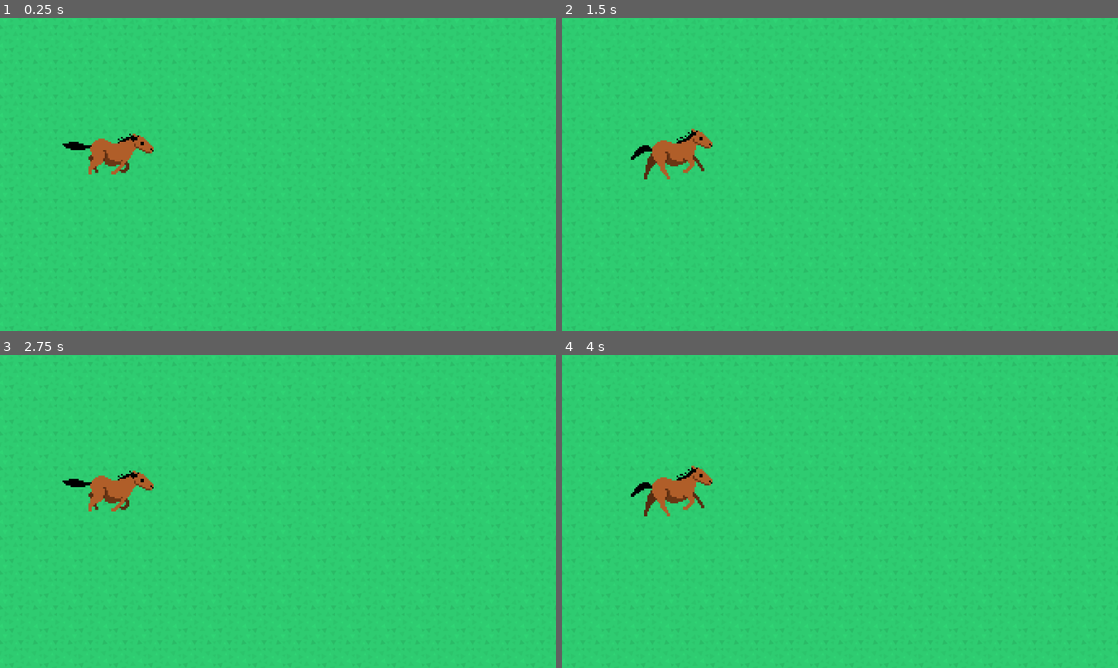
Above: before the commit, frames 1-4 (two rows, left to right).
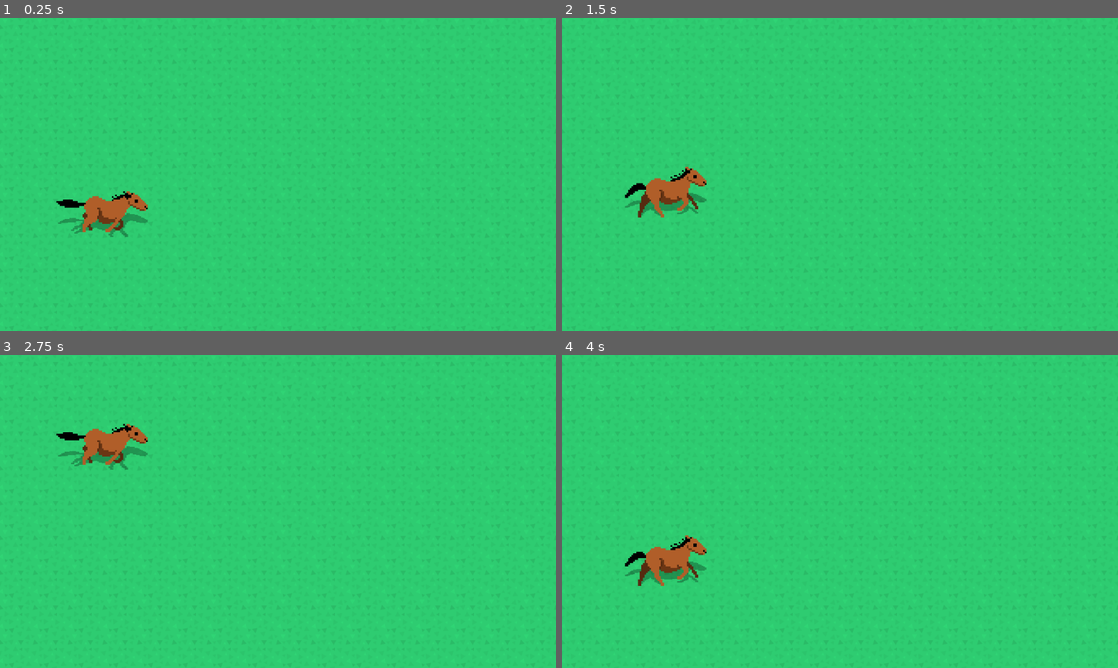
Above: after the commit, the same moments.

Repository: bardes/go-horse
Game: Godot game, scene res://game.tscn
Two runs of this game, one before a commit and one after it. Both use one fixed random seed, a clock stepped at 60 frames per second and the inputs below.
Inputs (mouse positions are in pixels of both pictures, inside the frame that each line leads up to):
- Up to frame 1 (0.25 s): no input
- Up to frame 2 (1.5 s): move the mouse to (962, 158) at 0.52 s; move the mouse to (728, 190) at 1.27 s
- Up to frame 3 (2.75 s): move the mouse to (333, 442) at 2.02 s
- Up to frame 4 (4 s): move the mouse to (812, 574) at 2.77 s; move the mouse to (1006, 558) at 3.52 s

The runs differ from the first frame. In frame 1, 2.2% of the frame differs, in the area x 10-28%, y 36-70%; in frame 2, 2.3%; in frame 3, 2.2%; in frame 4, 2.3%, in the area x 11-28%, y 35-74%.

Commit message:
Aogra com sombras!

Diff:
--- a/game.tscn
+++ b/game.tscn
@@ -9,4 +9,4 @@
 
 [node name="Horse" parent="." unique_id=235475249 instance=ExtResource("2_feb5d")]
 z_index = 1
-position = Vector2(226, 297)
+position = Vector2(199, 353)
--- /dev/null
+++ b/resources/horse/horse.gd
@@ -0,0 +1,5 @@
+extends Node2D
+
+func _input(event: InputEvent) -> void:
+	if event is InputEventMouseMotion:
+		position.y = event.position.y
--- a/resources/horse/horse.tscn
+++ b/resources/horse/horse.tscn
@@ -1,16 +1,32 @@
 [gd_scene format=3 uid="uid://dvitgsysa8ocw"]
 
+[ext_resource type="Script" uid="uid://cqexcu55dylb8" path="res://resources/horse/horse.gd" id="1_tfaa7"]
 [ext_resource type="SpriteFrames" uid="uid://dircy1bi8kblq" path="res://resources/sprites/horse_frames.tres" id="1_ye0un"]
 [ext_resource type="Script" uid="uid://cmpb50dpjx6on" path="res://resources/horse/animated_sprite_2d.gd" id="2_7n35t"]
 
 [node name="Horse" type="Node2D" unique_id=235475249]
+script = ExtResource("1_tfaa7")
 
-[node name="AnimatedSprite2D" type="AnimatedSprite2D" parent="." unique_id=1470145785]
+[node name="ShadowPivot" type="Node2D" parent="." unique_id=1483806052]
+position = Vector2(16, 50)
+
+[node name="Shadow" type="AnimatedSprite2D" parent="ShadowPivot" unique_id=1689908881]
+self_modulate = Color(0, 0, 0, 0.28235295)
+texture_filter = 1
+scale = Vector2(3, 1.5)
+sprite_frames = ExtResource("1_ye0un")
+animation = &"run"
+frame_progress = 0.110875376
+offset = Vector2(0, -24)
+flip_h = true
+script = ExtResource("2_7n35t")
+
+[node name="HorseSprite" type="AnimatedSprite2D" parent="ShadowPivot" unique_id=1470145785]
 texture_filter = 1
 scale = Vector2(3, 3)
 sprite_frames = ExtResource("1_ye0un")
 animation = &"run"
-frame_progress = 0.5423477
+frame_progress = 0.50609297
 offset = Vector2(0, -24)
 flip_h = true
 script = ExtResource("2_7n35t")
Not shown, added: resources/horse/horse.gd.uid
